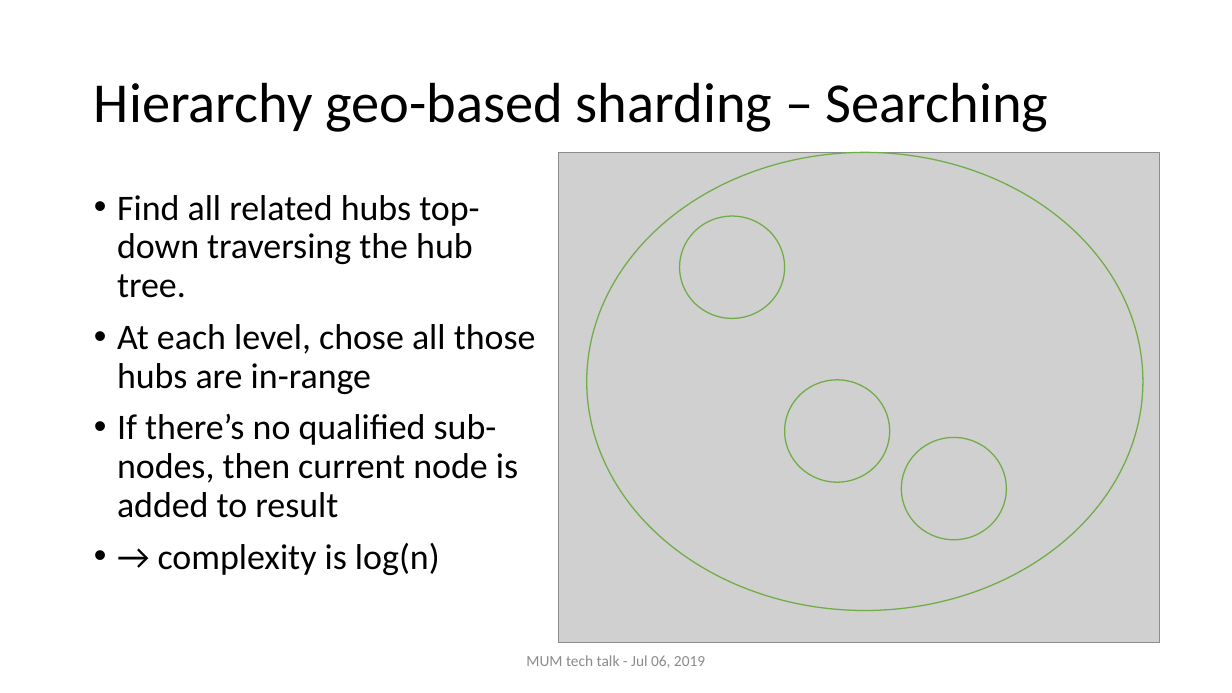
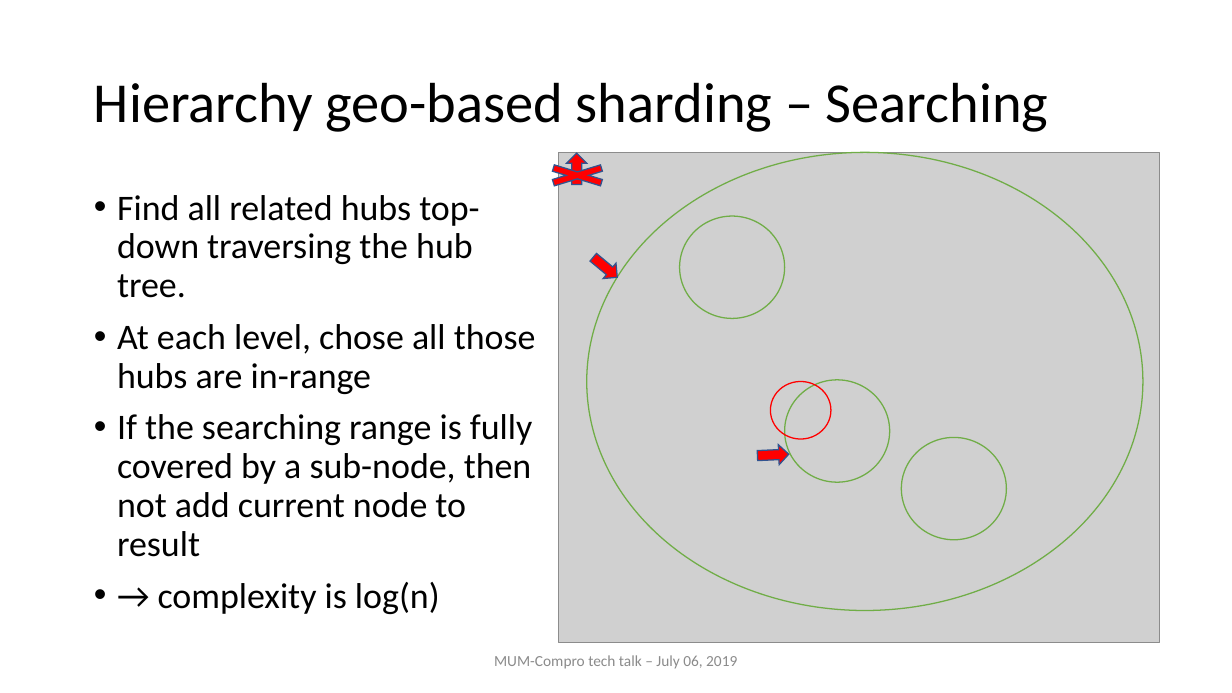
Before and after one commit to nghianghesi/hms, a slide deck: slide 9 of slide.pptx. Drawn at 1232x693 pixels with LibreOffice and Linux fonts; fonts in the diff are those of the drawing; grey boxes stand for pictures. Boxes give left, top, right and bottom in pixels: in the first picture for what was removed or moved away, otherwise in the second. Text is boxed around its words. In the diff, an @@ line names an element or a change of style, - is before the commit and + after.

```diff
--- a/slide.pptx
+++ b/slide.pptx
@@ cross added at [531,162,624,189], fill #FF0000, outline #325491 1 pt @@
@@ up arrow added at [567,153,587,185], fill #FF0000, outline #325491 1 pt @@
@@ up arrow added at [587,249,624,285], fill #FF0000, outline #325491 1 pt @@
@@ ellipse added at [771,382,832,439], outline #FF0000 1 pt @@
@@ text at [117,414,533,557]: text changed @@
-• If there’s no qualified sub-nodes, then current node is added to result
+• If the searching range is fully covered by a sub-node, then not add current node to result
@@ up arrow added at [757,444,790,466], fill #FF0000, outline #325491 1 pt @@
@@ text at [494,655,737,669]: text changed @@
-MUM tech talk - Jul 06, 2019
+MUM-Compro tech talk – July 06, 2019
```
Also in this commit, not shown: 27 other slides changed, 1 slide added.
